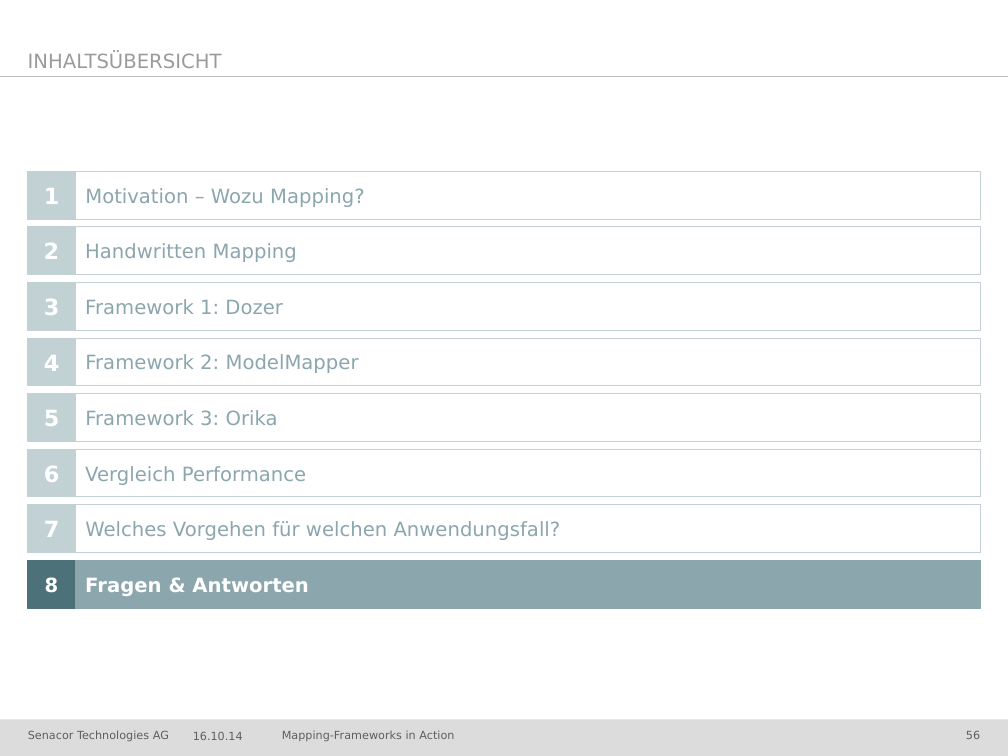
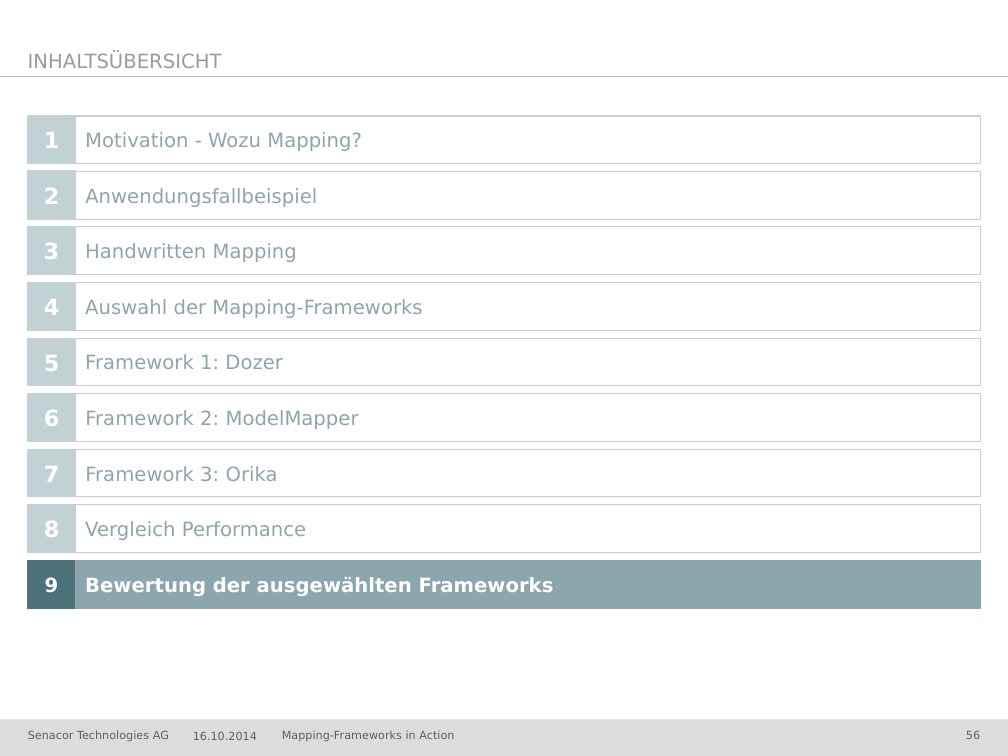
Before and after one commit to jschwalb/Mappings, a slide deck: slide 56 of presentation.pptx. Drawn at 1008x756 pixels with LibreOffice and Linux fonts; fonts in the diff are those of the drawing; background and template pictures are left out. Boxes give left, top, right and bottom in pixels: in the first picture for what was removed or moved away, otherwise in the second. Text is boxed around its words. In the diff, an @@ line names an element or a change of style, - is before the commit and + after.

```diff
--- a/presentation.pptx
+++ b/presentation.pptx
@@ text in rectangle at (85, 132, 362, 151): text changed @@
-Motivation – Wozu Mapping?
+Motivation - Wozu Mapping?
@@ rectangle added at (28, 171, 76, 219), fill #C2D1D3, outline #C2D1D3 0.75 pt, 16 pt, text #FFFFFF, bold @@
+2
@@ rectangle added at (76, 171, 981, 219), fill #FFFFFF, outline #C2D1D3 0.75 pt, 14 pt, text #8BA6AD @@
+Anwendungsfallbeispiel
@@ rectangle added at (27, 227, 75, 274), fill #C2D1D3, outline #C2D1D3 0.75 pt, 16 pt, text #FFFFFF, bold @@
+3
@@ 9 rectangles: place and size @@
-9 rectangles at (27, 171, 981, 608)
+9 rectangles at (27, 116, 981, 552)
@@ rectangle added at (76, 283, 981, 331), fill #FFFFFF, outline #C2D1D3 0.75 pt, 14 pt, text #8BA6AD @@
+Auswahl der Mapping-Frameworks
@@ 4 rectangles: place and size @@
-4 rectangles at (76, 283, 981, 497)
+4 rectangles at (76, 339, 981, 552)
@@ rectangle "8" at (28, 505, 76, 552): size 14 to 16 pt; fill #4D7178 to #C2D1D3; outline #4D7178 0.75 pt to #C2D1D3 0.75 pt @@
@@ rectangle removed at (76, 505, 981, 552) @@
-Welches Vorgehen für welchen Anwendungsfall?
@@ rectangle added at (27, 560, 75, 608), fill #4D7178, outline #4D7178 0.75 pt, 14 pt, text #FFFFFF, bold @@
+9
@@ text in rectangle at (85, 577, 554, 596): text changed @@
-Fragen & Antworten
+Bewertung der ausgewählten Frameworks
@@ text at (193, 732, 257, 740): text changed @@
-16.10.14
+16.10.2014
```
Also in this commit, not shown: 55 other slides changed, 2 slides added.
